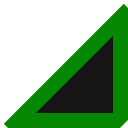
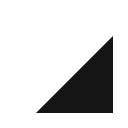
Layered file, before and after one edit (128 × 128). Changes by layer:
pixels changed over [left=4, top=4, right=128, bottom=128] (layer not identified)
